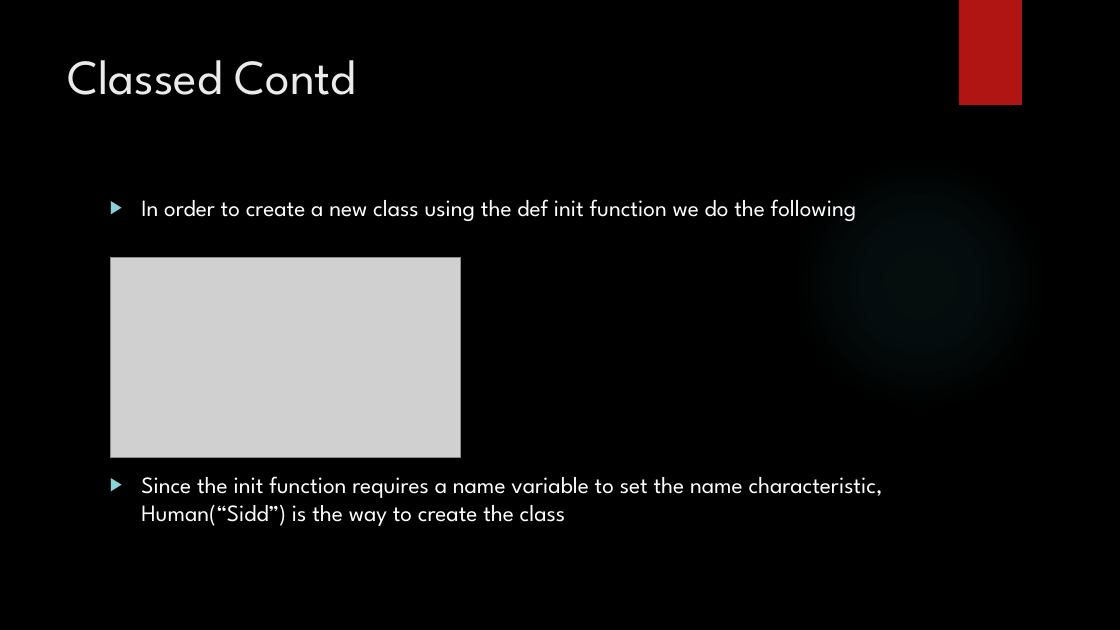
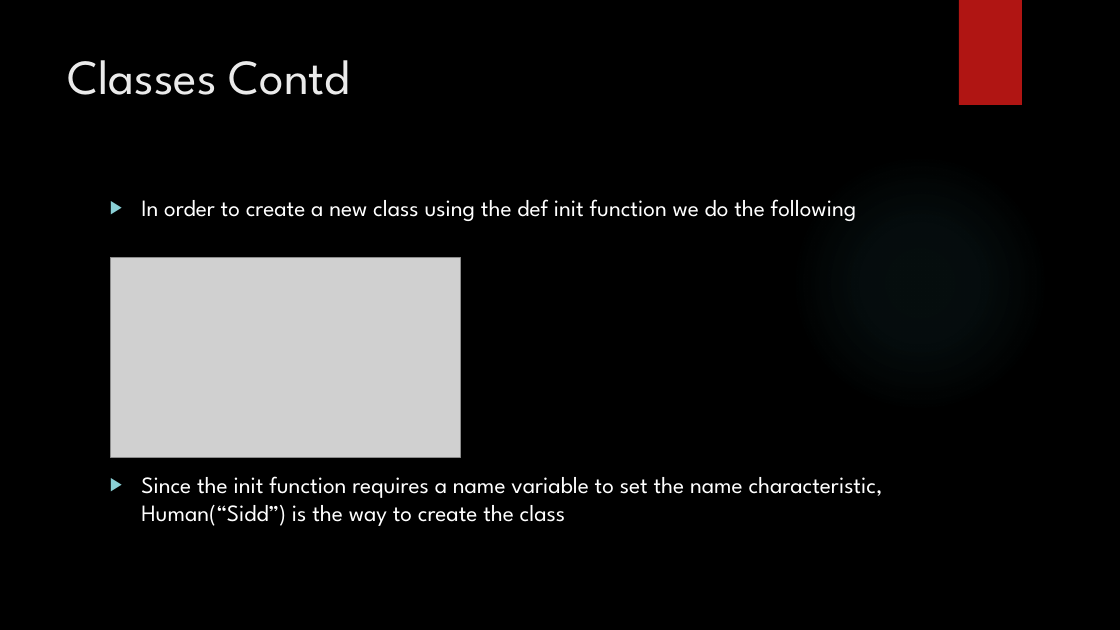
Before and after one commit to siddbose97/Telegram_Workshop, a slide deck: slide 31 of Second Python Course.pptx (slide 34 before the commit). Drawn at 1120x630 pixels with LibreOffice and Linux fonts; fonts in the diff are those of the drawing; grey boxes stand for pictures; background and template pictures are left out. Boxes give left, top, right and bottom in pixels: in the first picture for what was removed or moved away, otherwise in the second. Text is boxed around its words. In the diff, an @@ line names an element or a change of style, - is before the commit and + after.

```diff
--- a/Second Python Course.pptx
+++ b/Second Python Course.pptx
@@ title at bbox=[68, 60, 351, 95]: text changed @@
-Classed Contd
+Classes Contd
```
Also in this commit, not shown: 29 other slides changed, 1 slide added, 8 slides removed, 3 other files.
